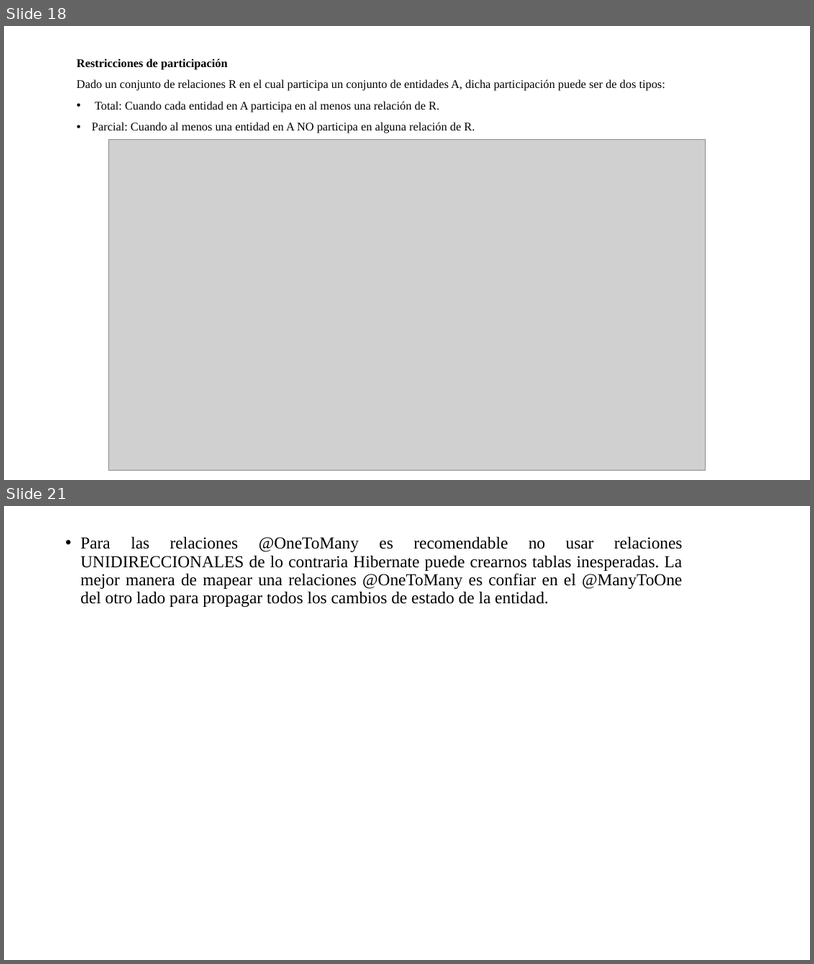
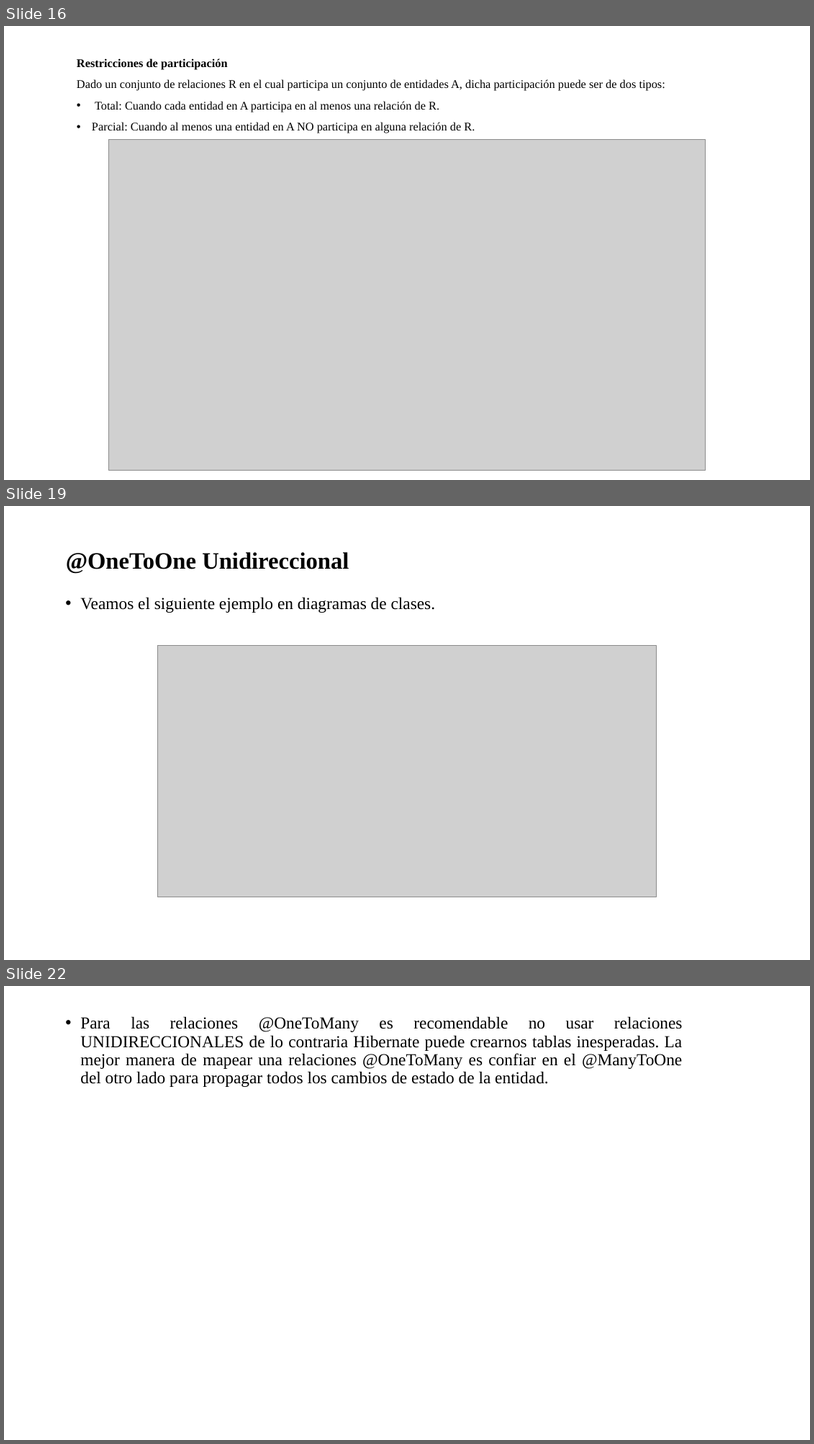
Before and after one commit to soycperez/jpa-concepts, a slide deck: JPA.pptx. Shown one above the other, each under a label of ours: slides 18 and 21 before the commit, slides 16, 19 and 22 after it; the slides between them are not shown. The pictures are 814x964 and 814x1444 pixels, drawn with LibreOffice and Linux fonts; fonts in the diff are those of the drawing; grey boxes stand for pictures; background and template pictures are left out. Boxes give left, top, right and bottom in pixels: in the first picture for what was removed or moved away, otherwise in the second. Text is boxed around its words. In the diff, an @@ line names an element or a change of style, - is before the commit and + after.

```diff
--- a/JPA.pptx
+++ b/JPA.pptx
@@ slide 19 added at [4, 506, 810, 960], background picture (left out) @@
@@ title added at [66, 552, 349, 574], 28 pt, text #000000, bold @@
+@OneToOne Unidireccional
@@ text added at [80, 597, 436, 613], 20 pt, text #000000 @@
+• Veamos el siguiente ejemplo en diagramas de clases.
@@ picture added at [158, 646, 657, 897] @@
@@ what was slide 18 is now slide 16 @@
@@ what was slide 21 is now slide 22 @@
```
Also in this commit, not shown: 2 slides changed, 3 other slides added, 3 slides removed.
